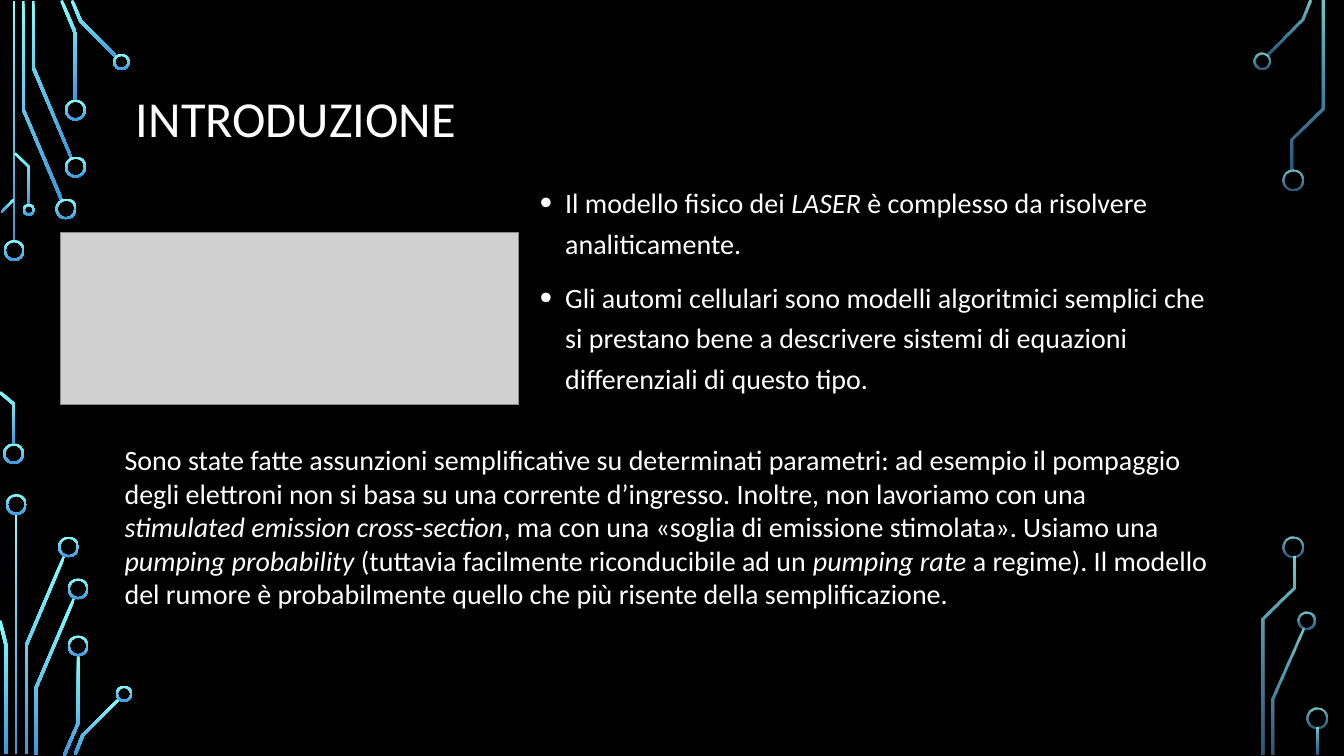
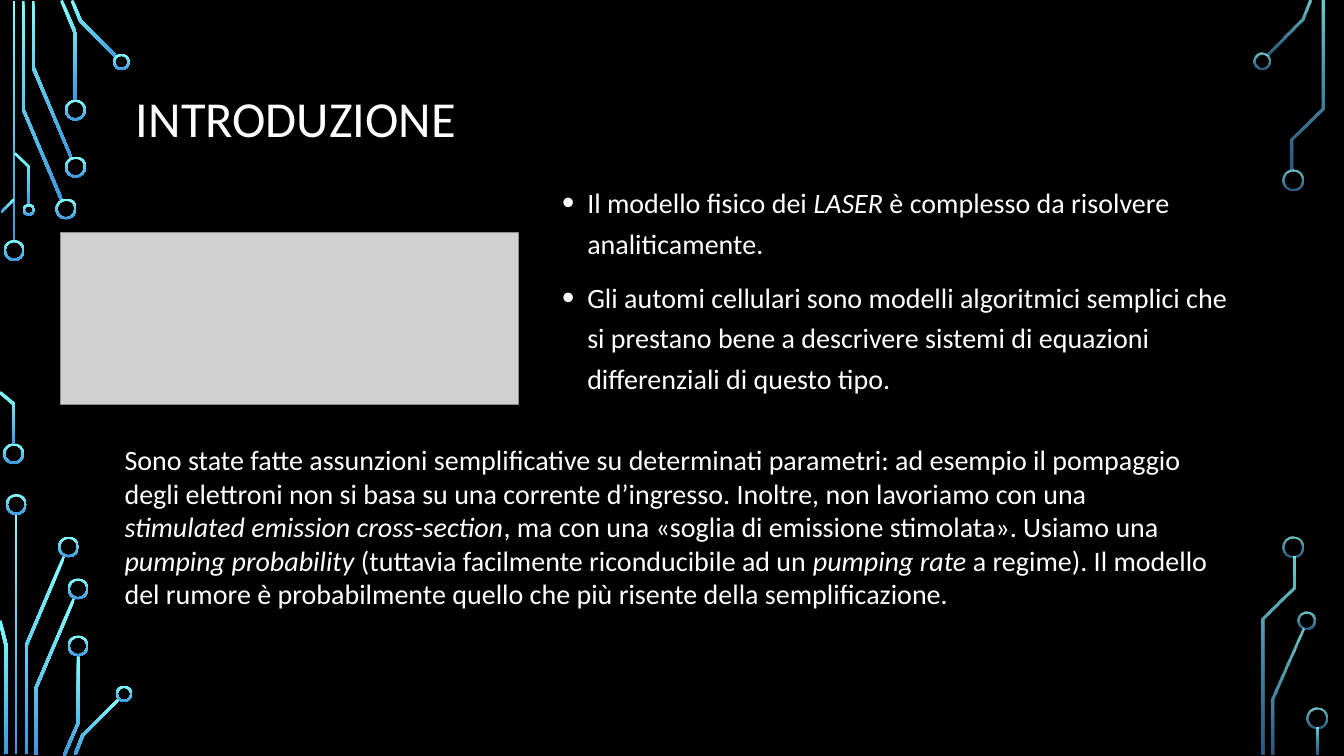
Before and after one commit to Frank01001/LASER-Dynamics-Simulation, a slide deck: slide 2 of Presentation/Presentazione Dispositivi.pptx. Drawn at 1344x756 pixels with LibreOffice and Linux fonts; fonts in the diff are those of the drawing; grey boxes stand for pictures; background and template pictures are left out. Boxes give left, top, right and bottom in pixels: in the first picture for what was removed or moved away, otherwise in the second. Text is boxed around its words. In the diff, an @@ line names an element or a change of style, - is before the commit and + after.

```diff
--- a/Presentation/Presentazione Dispositivi.pptx
+++ b/Presentation/Presentazione Dispositivi.pptx
@@ text "Il modello fisico dei LASER ...": place and size @@
-text "Il modello fisico dei LASER ..." at box(565, 193, 1205, 394)
+text "Il modello fisico dei LASER ..." at box(587, 193, 1227, 394)
```
Also in this commit, not shown: 10 other slides changed, 1 slide removed, 6 other files.
